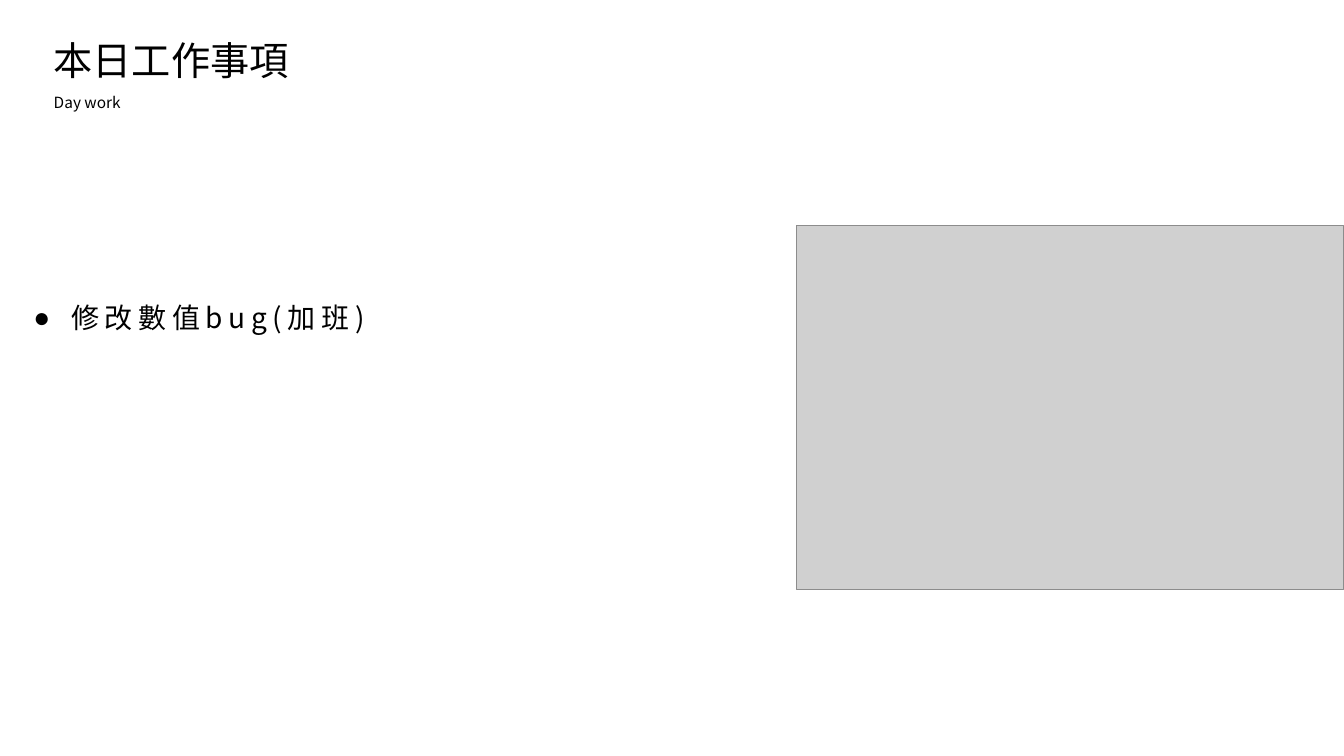
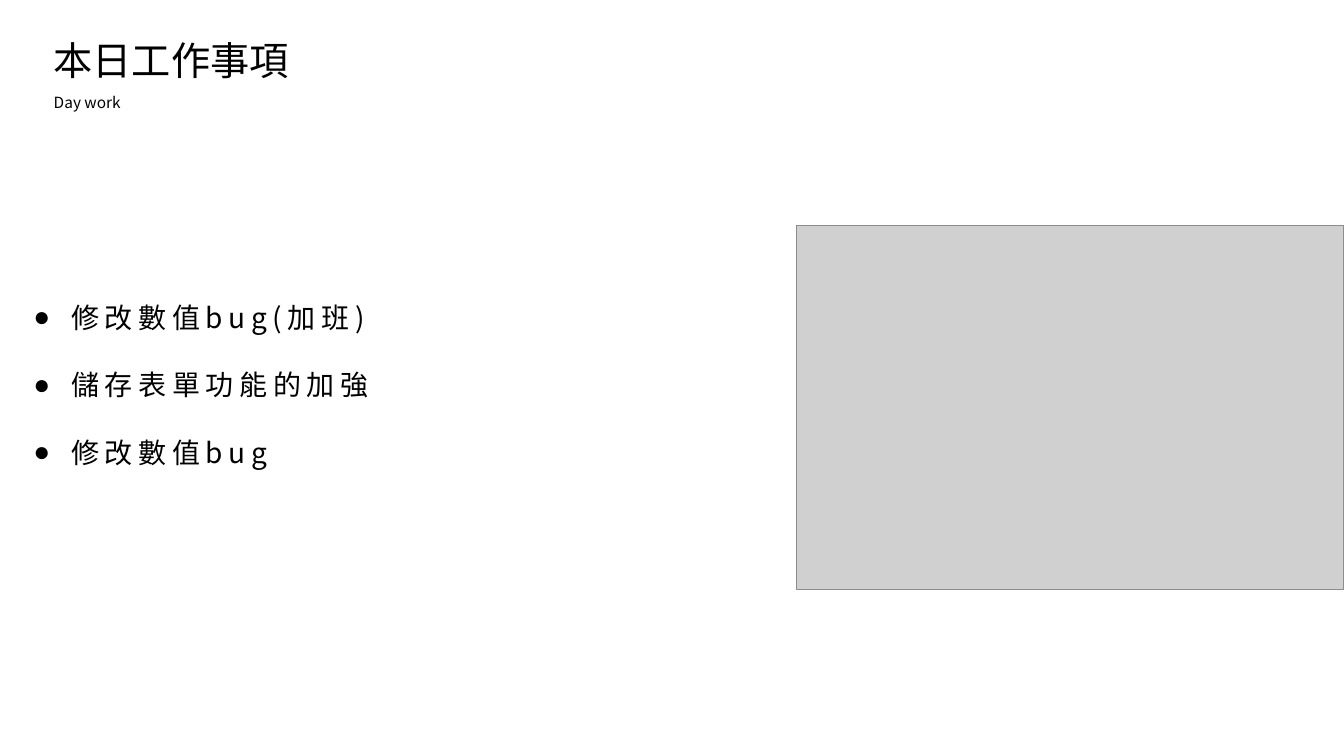
Before and after one commit to king637324/KnowledgeGreenhouseSystem, a slide deck: slide 2 of 工作日報_葉柏漢/2021.10/2021.10.25(加班)_2021.10.26工作日報_葉柏漢.pptx. Drawn at 1344x756 pixels with LibreOffice and Linux fonts; fonts in the diff are those of the drawing; grey boxes stand for pictures. Boxes give left, top, right and bottom in pixels: in the first picture for what was removed or moved away, otherwise in the second. Text is boxed around its words. In the diff, an @@ line names an element or a change of style, - is before the commit and + after.

```diff
--- a/工作日報_葉柏漢/2021.10/2021.10.25(加班)_2021.10.26工作日報_葉柏漢.pptx
+++ b/工作日報_葉柏漢/2021.10/2021.10.25(加班)_2021.10.26工作日報_葉柏漢.pptx
@@ text at (x1=71, y1=371, x2=368, y2=470): paragraphs added @@
+● 儲存表單功能的加強
+● 修改數值bug
```
Also in this commit, not shown: 3 other files.
